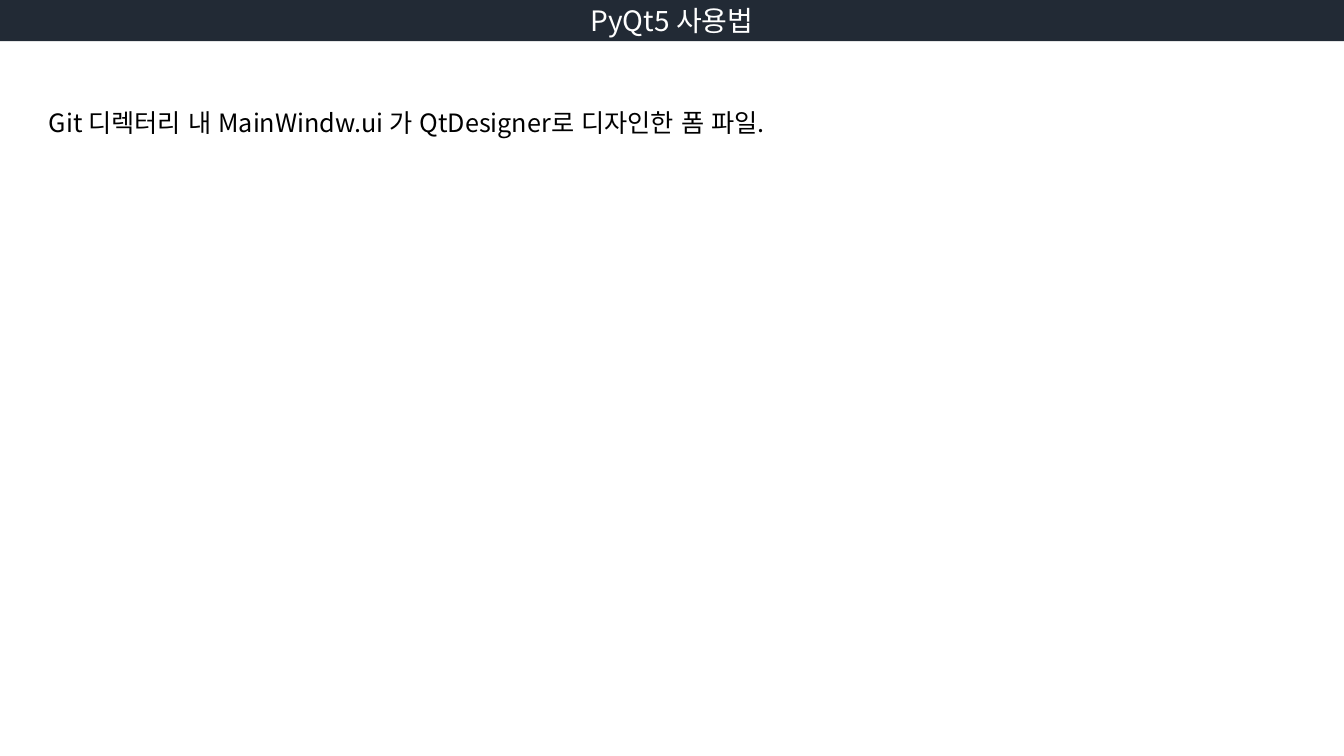
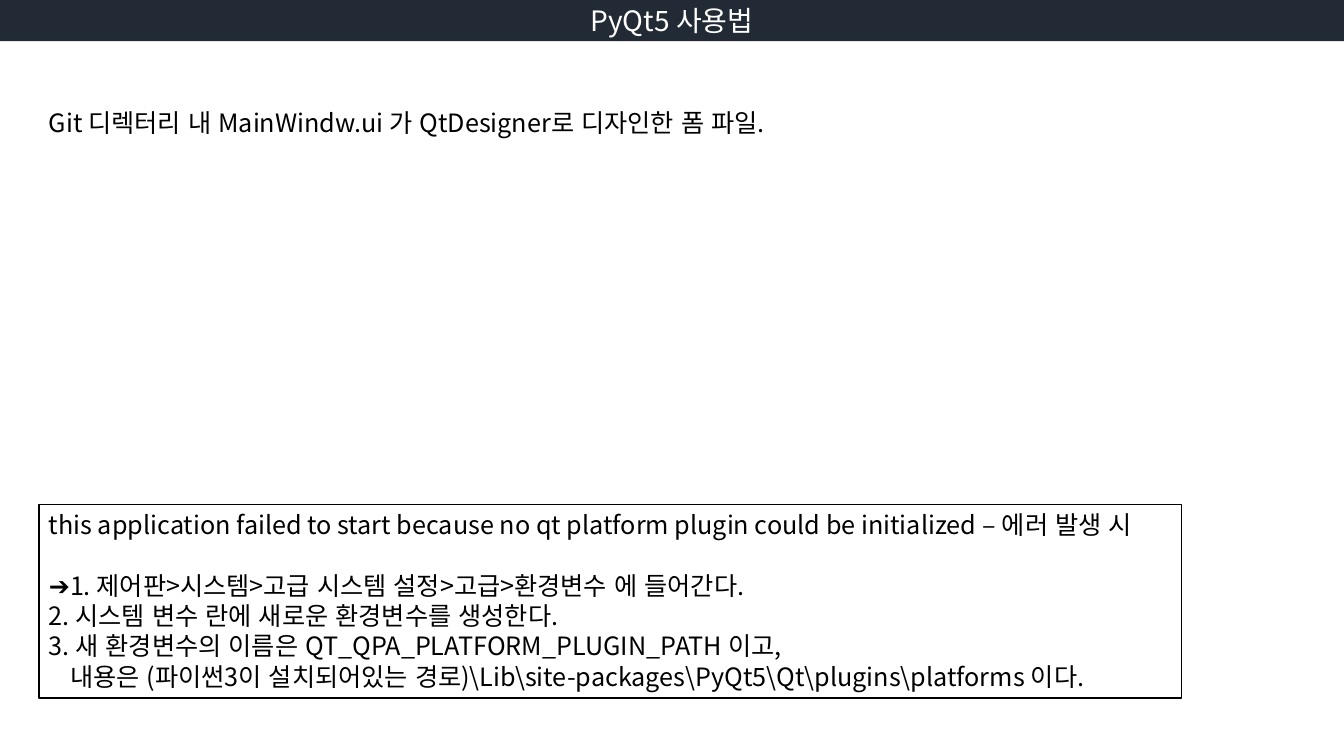
Before and after one commit to colfax0483/capstone_project, a slide deck: slide 15 of 연습하세요.pptx. Drawn at 1344x756 pixels with LibreOffice and Linux fonts; fonts in the diff are those of the drawing. Boxes give left, top, right and bottom in pixels: in the first picture for what was removed or moved away, otherwise in the second. Text is boxed around its words. In the diff, an @@ line names an element or a change of style, - is before the commit and + after.

```diff
--- a/연습하세요.pptx
+++ b/연습하세요.pptx
@@ rectangle added at (39, 505, 1183, 699), outline #000000 1 pt, 18 pt, text #000000 @@
+this application failed to start because no qt platform plugin could be initialized – 에러 발생 시
+➔1. 제어판>시스템>고급 시스템 설정>고급>환경변수 에 들어간다.
+2. 시스템 변수 란에 새로운 환경변수를 생성한다.
+3. 새 환경변수의 이름은 QT_QPA_PLATFORM_PLUGIN_PATH 이고,
+내용은 (파이썬3이 설치되어있는 경로)\Lib\site-packages\PyQt5\Qt\plugins\platforms 이다.
```
Also in this commit, not shown: 4 other files.
